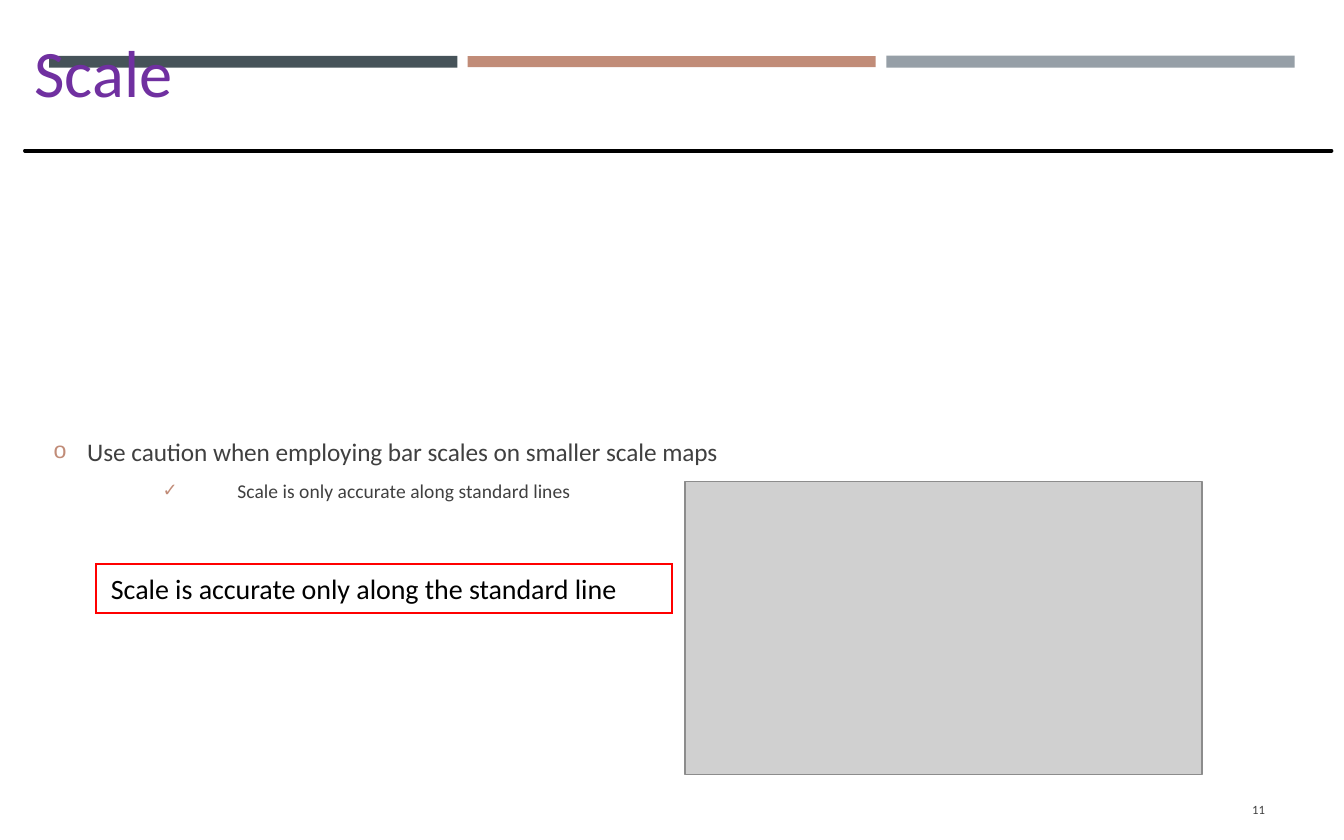
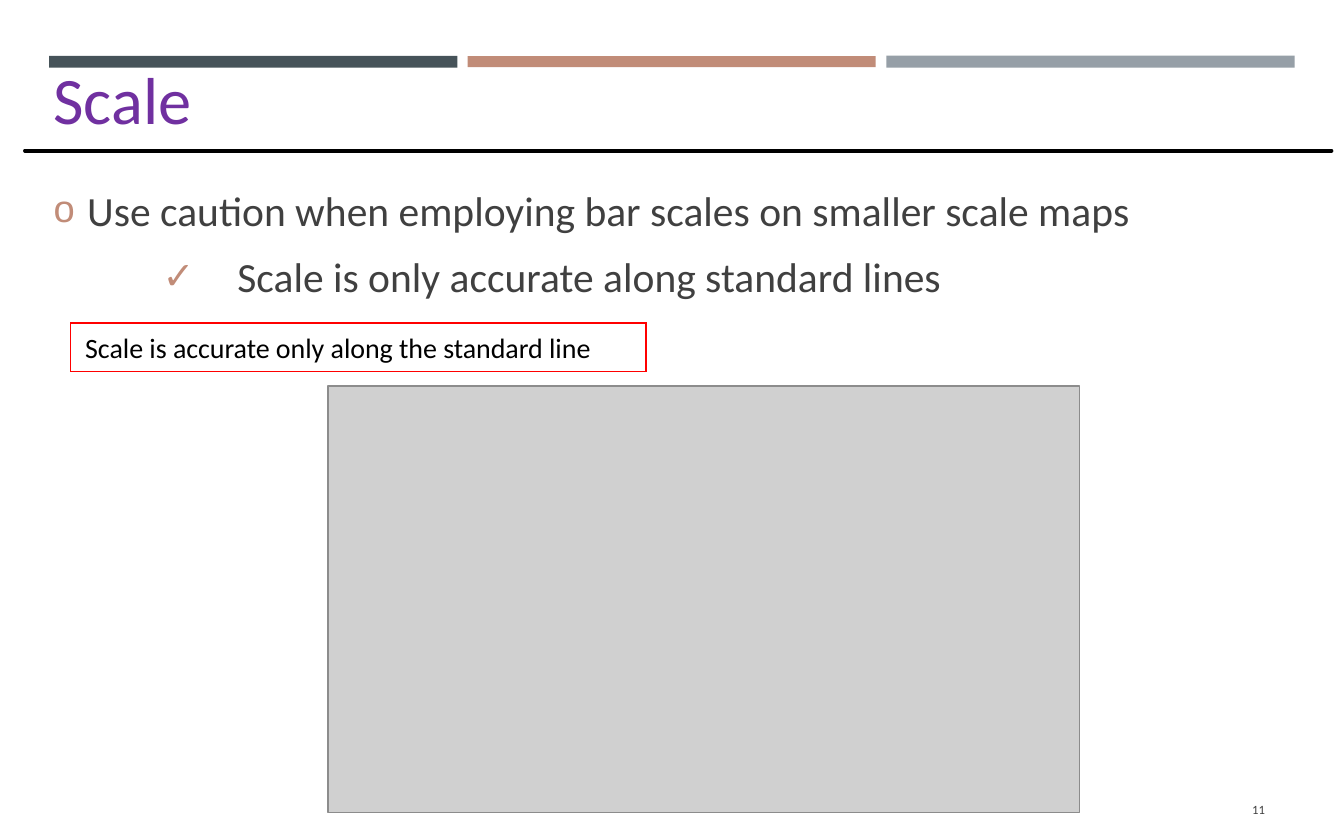
Before and after one commit to gisynw/GIS_I, a slide deck: slide 11 of docs/Lectures/Week07/Lecture07_GEOG2475_Thursday.pptx. Drawn at 1344x840 pixels with LibreOffice and Linux fonts; fonts in the diff are those of the drawing; grey boxes stand for pictures. Boxes give left, top, right and bottom in pixels: in the first picture for what was removed or moved away, otherwise in the second. Text is boxed around its words. In the diff, an @@ line names an element or a change of style, - is before the commit and + after.

```diff
--- a/docs/Lectures/Week07/Lecture07_GEOG2475_Thursday.pptx
+++ b/docs/Lectures/Week07/Lecture07_GEOG2475_Thursday.pptx
@@ text "Scale": place and size @@
-text "Scale" at <box>34,51,172,98</box>
+text "Scale" at <box>54,78,192,125</box>
@@ text "Use caution when employing bar ..." at <box>87,197,1129,299</box>: size 12.2 to 20 pt in "Use caution when employing bar scales on ..."; size 9.4 to 20 pt in "Scale is only accurate along standard lines"; more space between paragraphs @@
@@ rectangle "Scale is accurate only along ...": place and size @@
-rectangle "Scale is accurate only along ..." at <box>96,564,672,614</box>
+rectangle "Scale is accurate only along ..." at <box>70,323,647,372</box>
@@ picture: place and size @@
-picture at <box>685,481,1202,774</box>
+picture at <box>329,387,1080,812</box>
```
Also in this commit, not shown: 13 other slides changed, 1 slide added, 10 other files.
